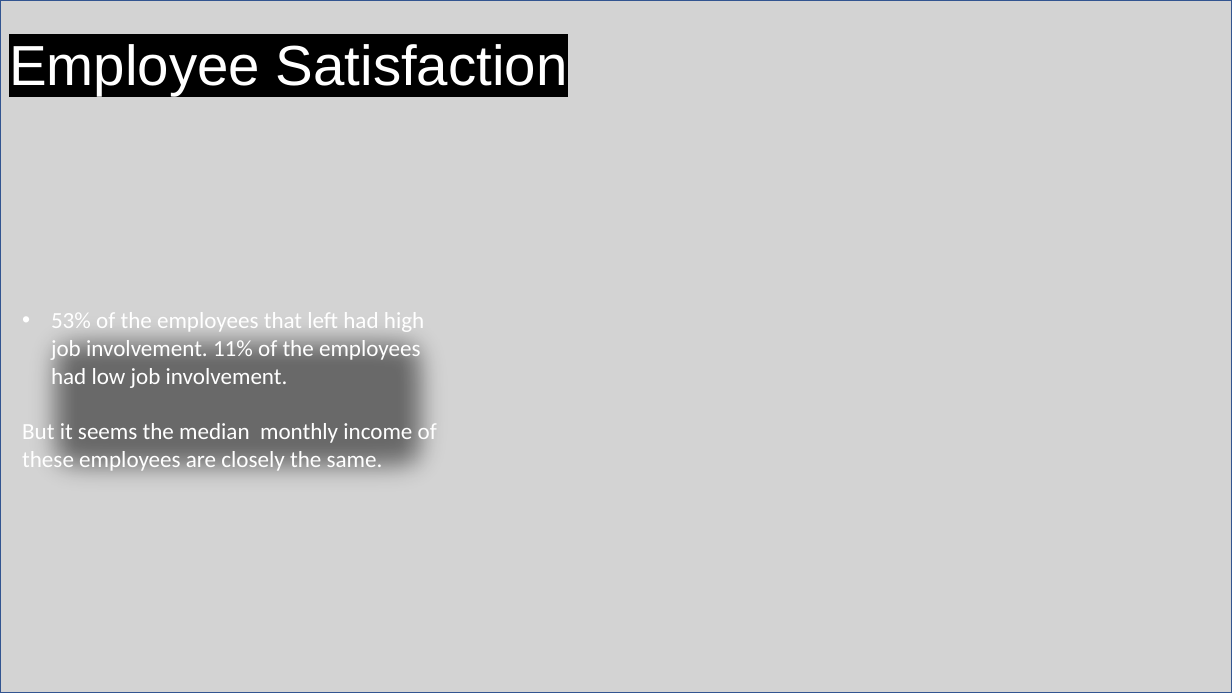
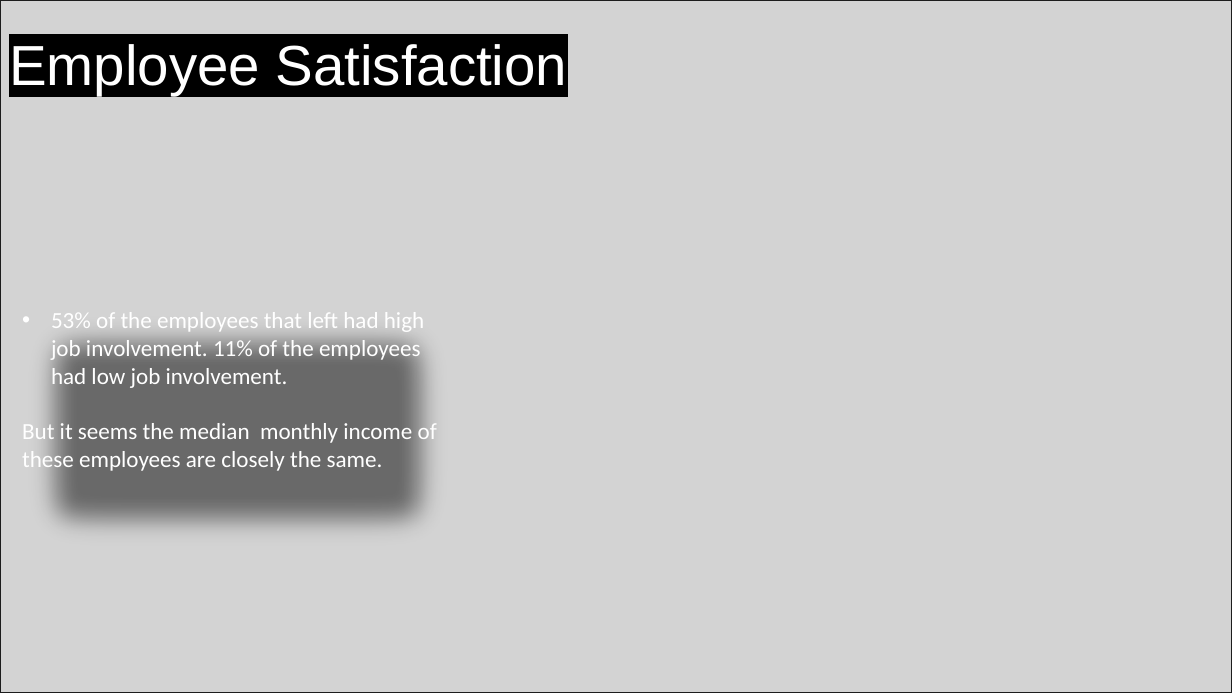
Before and after one commit to mich7000/my-data-science-and-machine-learning-portfolio, a slide deck: slide 5 of Employee Attrition Data Analysis/report-slides.pptx. Drawn at 1232x693 pixels with LibreOffice and Linux fonts; fonts in the diff are those of the drawing; background and template pictures are left out. Boxes give left, top, right and bottom in pixels: in the first picture for what was removed or moved away, otherwise in the second. Text is boxed around its words. In the diff, an @@ line names an element or a change of style, - is before the commit and + after.

```diff
--- a/Employee Attrition Data Analysis/report-slides.pptx
+++ b/Employee Attrition Data Analysis/report-slides.pptx
@@ rectangle at (x1=0, y1=0, x2=1232, y2=693): outline #325491 1 pt to #1C1C1C 2 pt @@
```
Also in this commit, not shown: 8 other slides changed, 1 slide removed, 2 other files.
